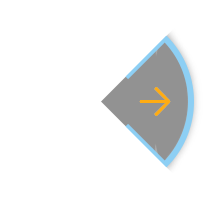
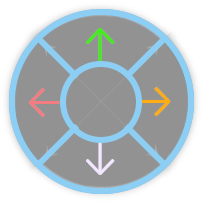
Two versions of the same layered image (w=203, h=203). Layer-by-layer changes:
added layer "椭圆 1" above "AU" over [60, 61, 142, 143]
showed "AU" over [29, 3, 173, 102]
showed "AD" over [30, 101, 173, 199]
showed "AL" over [2, 29, 102, 174]
showed "外圈" over [9, 9, 194, 194]
